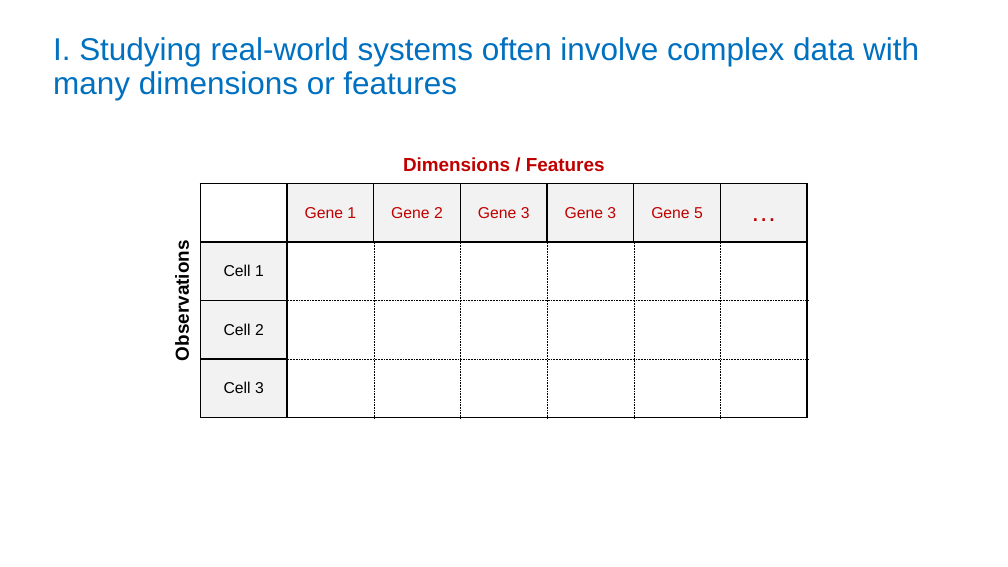
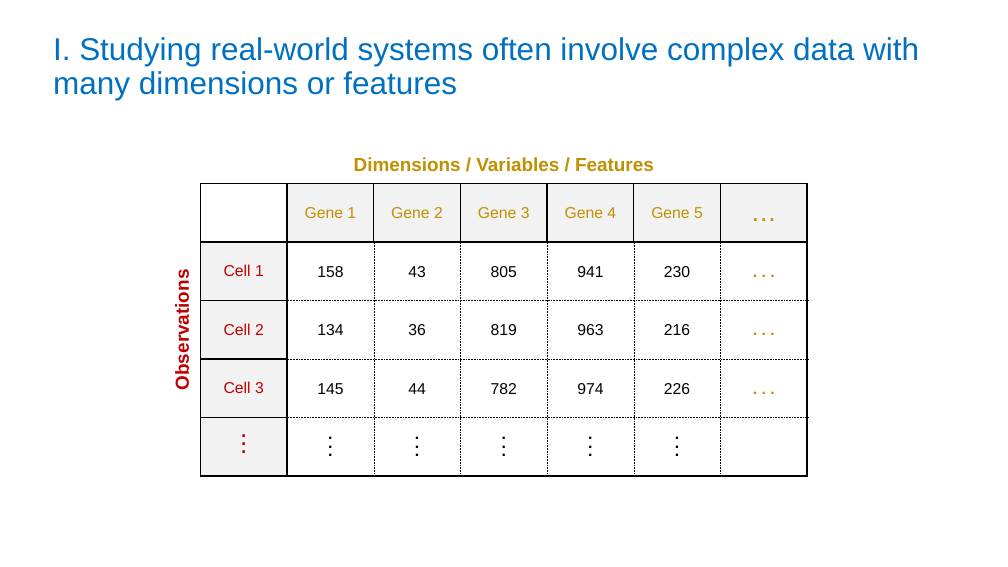
Before and after one commit to liezeltamon/pca, a slide deck: slide 3 of pca.pptx (slide 2 before the commit). Drawn at 1008x567 pixels with LibreOffice and Linux fonts; fonts in the diff are those of the drawing. Boxes give left, top, right and bottom in pixels: in the first picture for what was removed or moved away, otherwise in the second. Text is boxed around its words. In the diff, an @@ line names an element or a change of style, - is before the commit and + after.

```diff
--- a/pca.pptx
+++ b/pca.pptx
@@ text at (354,157,654,172): text changed; text colour #C00000 to #BF9000 @@
-Dimensions / Features
+Dimensions / Variables / Features
@@ text "Observations" at (172,281,193,386): text colour #000000 to #C00000 @@
@@ table at (200,184,809,476) @@
-row 1:  | Gene 1 | Gene 2 | Gene 3 | Gene 3 | Gene 5 | …
-row 2: Cell 1 |  |  |  |  |  | 
-row 3: Cell 2 |  |  |  |  |  | 
-row 4: Cell 3 |  |  |  |  |  | 
+row 1:  | Gene 1 | Gene 2 | Gene 3 | Gene 4 | Gene 5 | …
+row 2: Cell 1 | 158 | 43 | 805 | 941 | 230 | . . .
+row 3: Cell 2 | 134 | 36 | 819 | 963 | 216 | . . .
+row 4: Cell 3 | 145 | 44 | 782 | 974 | 226 | . . .
+row 5: . / . / . | . / . / . | . / . / . | . / . / . | . / . / . | . / . / . | 
```
Also in this commit, not shown: 2 slides added, 1 slide removed.
